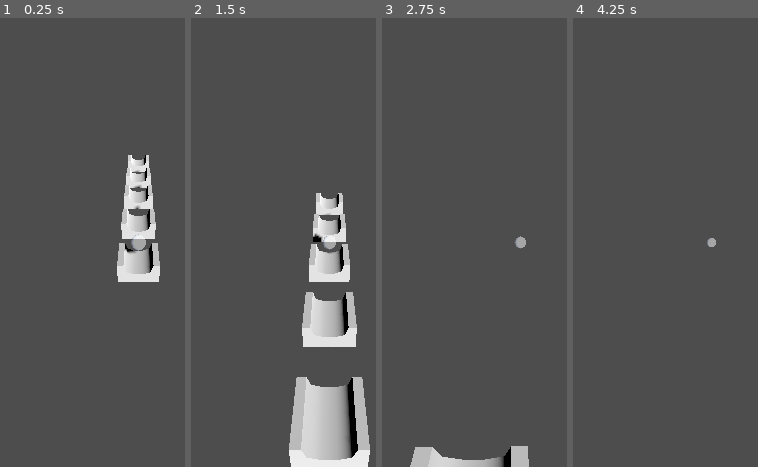
Above: before the commit, frames 1-4 (left to right).
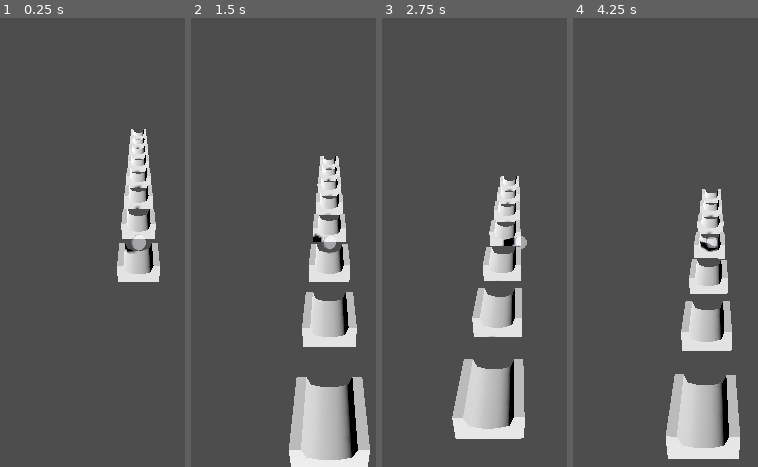
Above: after the commit, the same moments.

Repository: Ebrahassad/marble-rush
Game: Godot game, scene res://scenes/Main.tscn
Same seed, same stepped clock (60 frames per second), same inputs: the game is played once before the commit and once after it.
Inputs (mouse positions are in pixels of both pictures, inside the frame that each line leads up to):
- Up to frame 1 (0.25 s): no input
- Up to frame 2 (1.5 s): move the mouse to (outside the picture) at 0.52 s; click (outside the picture) at 0.67 s; drag from (outside the picture) to (289, 332) at 1.27 s
- Up to frame 3 (2.75 s): move the mouse to (outside the picture) at 2.02 s; click (outside the picture) at 2.17 s
- Up to frame 4 (4.25 s): drag from (671, 332) to (outside the picture) at 2.77 s; move the mouse to (outside the picture) at 3.52 s; click (outside the picture) at 3.67 s

The runs differ from the first frame. In frame 1, 0.6% of the frame differs, in the area x 69-80%, y 24-32%; in frame 2, 0.9%; in frame 3, 14%, in the area x 15-80%, y 35-100%; in frame 4, 12%.

Commit message:
Add infinite track generator, remove static pieces

Diff:
--- a/scenes/Main.tscn
+++ b/scenes/Main.tscn
@@ -1,29 +1,15 @@
-[gd_scene load_steps=4 format=3]
+[gd_scene load_steps=5 format=3]
 
 [ext_resource type="PackedScene" path="res://scenes/Ball.tscn" id="1"]
 [ext_resource type="PackedScene" path="res://scenes/TrackPiece.tscn" id="2"]
 [ext_resource type="Script" path="res://scripts/camera_follow.gd" id="3"]
+[ext_resource type="Script" path="res://scripts/track_manager.gd" id="4"]
 
 [node name="Main" type="Node3D"]
 
 [node name="DirectionalLight3D" type="DirectionalLight3D" parent="."]
 transform = Transform3D(0.8, -0.4, 0.4, 0, 0.9, 0.4, -0.5, -0.3, 0.8, 0, 5, 0)
 shadow_enabled = true
-
-[node name="TrackPiece1" parent="." instance=ExtResource("2")]
-transform = Transform3D(1, 0, 0, 0, 1, 0, 0, 0, 1, 0, 0, 0)
-
-[node name="TrackPiece2" parent="." instance=ExtResource("2")]
-transform = Transform3D(1, 0, 0, 0, 1, 0, 0, 0, 1, 0, 0, -2)
-
-[node name="TrackPiece3" parent="." instance=ExtResource("2")]
-transform = Transform3D(1, 0, 0, 0, 1, 0, 0, 0, 1, 0, 0, -4)
-
-[node name="TrackPiece4" parent="." instance=ExtResource("2")]
-transform = Transform3D(1, 0, 0, 0, 1, 0, 0, 0, 1, 0, 0, -6)
-
-[node name="TrackPiece5" parent="." instance=ExtResource("2")]
-transform = Transform3D(1, 0, 0, 0, 1, 0, 0, 0, 1, 0, 0, -8)
 
 [node name="Ball" parent="." instance=ExtResource("1")]
 transform = Transform3D(1, 0, 0, 0, 1, 0, 0, 0, 1, 0, 1, 0)
@@ -32,3 +18,8 @@
 transform = Transform3D(1, 0, 0, 0, 1, 0, 0, 0, 1, 0, 4, 6)
 script = ExtResource("3")
 target_path = NodePath("../Ball")
+
+[node name="TrackManager" type="Node3D" parent="."]
+script = ExtResource("4")
+track_piece_scene = ExtResource("2")
+ball_path = NodePath("../Ball")
--- /dev/null
+++ b/scripts/track_manager.gd
@@ -0,0 +1,35 @@
+extends Node3D
+
+@export var track_piece_scene: PackedScene = preload("res://scenes/TrackPiece.tscn")
+@export var piece_length: float = 2.0
+@export var pieces_ahead: int = 8
+@export var ball_path: NodePath
+
+var ball: Node3D
+var active_pieces: Array[Node3D] = []
+var next_z: float = 0.0
+
+func _ready() -> void:
+	ball = get_node(ball_path)
+	for i in range(pieces_ahead):
+		_spawn_piece()
+
+func _process(_delta: float) -> void:
+	if ball == null:
+		return
+
+	if active_pieces.size() > 0:
+		var last_piece_z: float = active_pieces[active_pieces.size() - 1].global_position.z
+		if ball.global_position.z - last_piece_z < piece_length * 3.0:
+			_spawn_piece()
+
+	while active_pieces.size() > 0 and active_pieces[0].global_position.z - ball.global_position.z > piece_length * 3.0:
+		var old_piece: Node3D = active_pieces.pop_front()
+		old_piece.queue_free()
+
+func _spawn_piece() -> void:
+	var piece: Node3D = track_piece_scene.instantiate()
+	add_child(piece)
+	piece.global_position = Vector3(0, 0, next_z)
+	active_pieces.append(piece)
+	next_z -= piece_length
